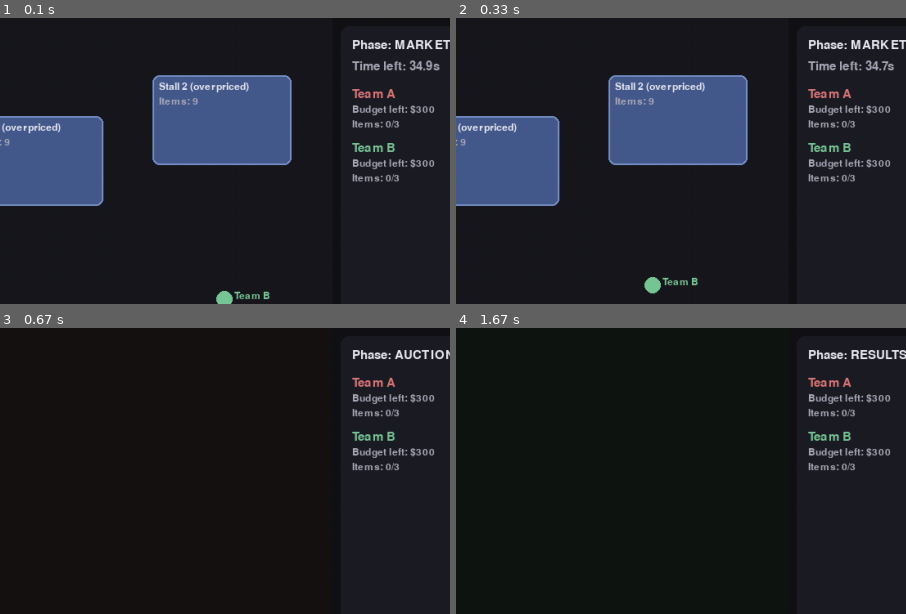
Above: before the commit, frames 1-4 (two rows, left to right).
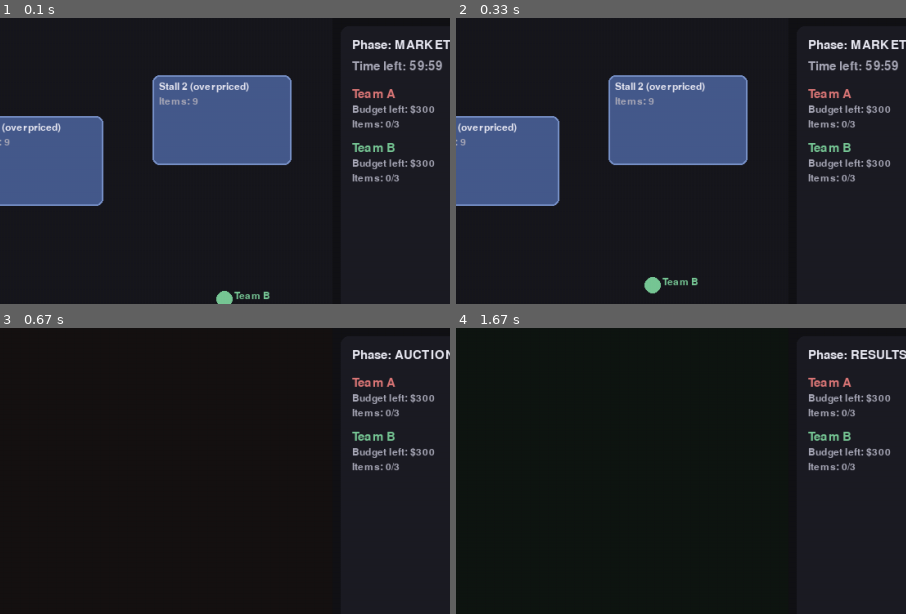
Above: after the commit, the same moments.

Repository: ashvernon/bargain-hunt-simulator
Game: pygame game, started from main.py
Same seed, same stepped clock (60 frames per second), same inputs: the game is played once before the commit and once after it.
Inputs:
- Up to frame 1 (0.1 s): no input
- Up to frame 2 (0.33 s): no input
- Up to frame 3 (0.67 s): tap Space at 0.33 s
- Up to frame 4 (1.67 s): tap Space at 0.67 s
The pictures show only the part of the screen within x 30-80%, y 0-50%; the shares and areas given below are measured in that part.

The runs differ from the first frame. In frame 1, 0.2% of the frame differs, in the area x 91-99%, y 14-19%; in frame 2, 0.2%; in frame 3, nothing differs; in frame 4, nothing differs.

Commit message:
Add configurable hour-long market duration

Diff:
--- a/config.py
+++ b/config.py
@@ -8,7 +8,8 @@
     fps: int = 60
 
     # Market phase
-    market_seconds: float = 35.0
+    # Default to an hour-long shopping period
+    market_seconds: float = 60.0 * 60.0
     team_speed_px_s: float = 160.0
     buy_radius_px: float = 28.0
 
--- a/main.py
+++ b/main.py
@@ -1,4 +1,28 @@
+import argparse
+
 from ui.pygame_app import run_app
 
+
+def parse_args():
+    parser = argparse.ArgumentParser(description="Run the Bargain Hunt simulator")
+    parser.add_argument("--seed", type=int, default=123, help="Random seed for deterministic runs")
+    parser.add_argument("--episode", type=int, default=1, help="Episode index")
+    parser.add_argument(
+        "--market-minutes",
+        type=float,
+        default=60.0,
+        help="Length of the market phase in minutes (default: 60)",
+    )
+    parser.add_argument(
+        "--market-seconds",
+        type=float,
+        default=None,
+        help="Override market duration directly in seconds",
+    )
+    return parser.parse_args()
+
+
 if __name__ == "__main__":
-    run_app(seed=123, episode_idx=1)
+    args = parse_args()
+    market_seconds = args.market_seconds if args.market_seconds is not None else args.market_minutes * 60
+    run_app(seed=args.seed, episode_idx=args.episode, market_seconds=market_seconds)
--- a/ui/pygame_app.py
+++ b/ui/pygame_app.py
@@ -1,10 +1,12 @@
 import pygame
+from typing import Optional
 from config import GameConfig
 from constants import BG
 from game_state import GameState
 
-def run_app(seed: int = 123, episode_idx: int = 1):
-    cfg = GameConfig()
+def run_app(seed: int = 123, episode_idx: int = 1, market_seconds: Optional[float] = None):
+    default_seconds = GameConfig().market_seconds
+    cfg = GameConfig(market_seconds=market_seconds if market_seconds is not None else default_seconds)
     pygame.init()
     screen = pygame.display.set_mode((cfg.window_w, cfg.window_h))
     pygame.display.set_caption("Bargain Hunt Simulator (Starter)")
--- a/ui/render/hud.py
+++ b/ui/render/hud.py
@@ -1,6 +1,14 @@
 import pygame
 from constants import TEXT, MUTED, GOLD, GOOD, BAD
 from ui.render.draw import draw_text, draw_panel
+
+
+def _format_time(seconds: float) -> str:
+    seconds = max(0.0, seconds)
+    minutes, secs = divmod(int(seconds), 60)
+    if minutes:
+        return f"{minutes:d}:{secs:02d}"
+    return f"{secs:d}s"
 
 def render_hud(surface, cfg, episode, phase, time_left=None):
     font = pygame.font.SysFont(None, 22)
@@ -13,7 +21,7 @@
     y = 26
     draw_text(surface, f"Phase: {phase}", x, y, font); y += 26
     if time_left is not None and phase == "MARKET":
-        draw_text(surface, f"Time left: {max(0.0, time_left):0.1f}s", x, y, font, MUTED); y += 26
+        draw_text(surface, f"Time left: {_format_time(time_left)}", x, y, font, MUTED); y += 26
 
     y += 8
     for team in episode.teams:
